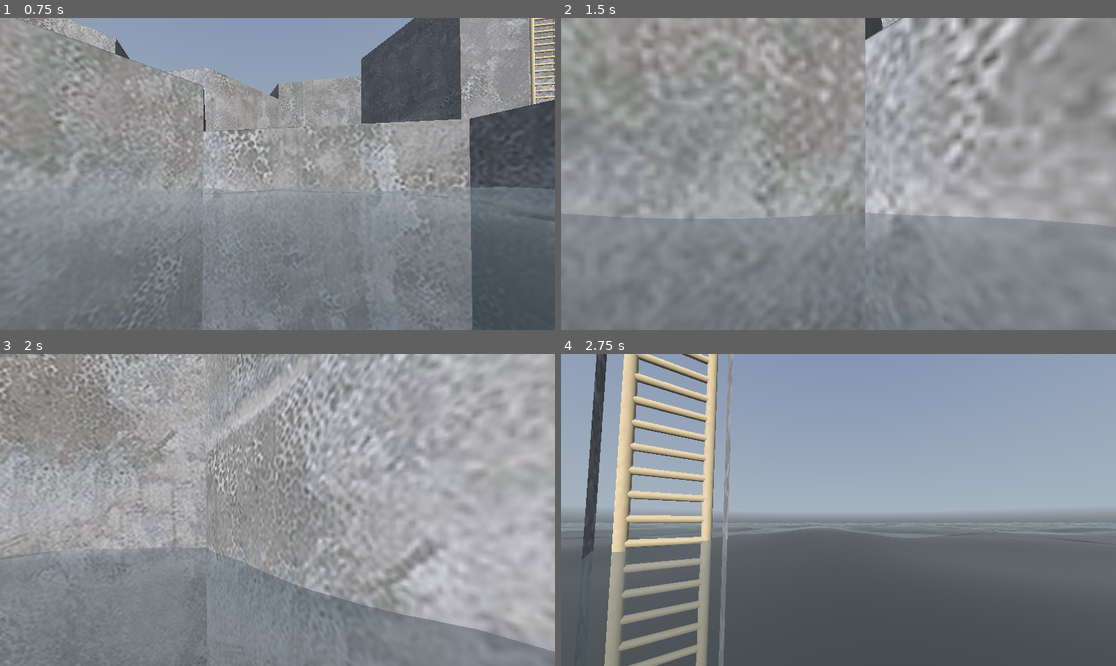
Above: before the commit, frames 1-4 (two rows, left to right).
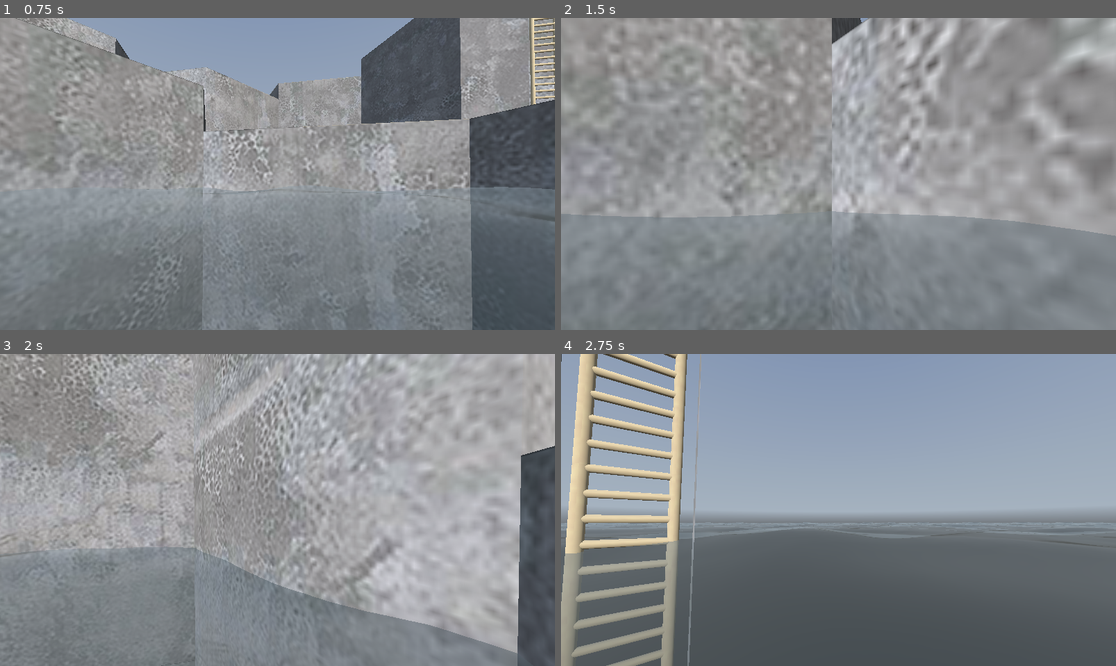
Above: after the commit, the same moments.

Repository: dairycultist/maltigi-run
Game: Godot game, scene res://world.tscn
The game is run twice, just before and just after one commit, with the same random seed, the same clock (stepped at 60 frames per second) and the same inputs. A sky picture missing from this copy of the repository is replaced by a grey-blue gradient.
Inputs (mouse positions are in pixels of both pictures, inside the frame that each line leads up to):
- Up to frame 1 (0.75 s): move the mouse to (305, 174) at 0.52 s; hold Up (walk_up) from 0.53 s (still down); hold Shift (crouch) from 0.53 s (still down)
- Up to frame 2 (1.5 s): keep holding Up (walk_up); tap Space (jump) at 0.77 s; move the mouse to (810, 174) at 1.27 s; release Shift (crouch) at 1.28 s; tap F (toggle_fly) at 1.35 s
- Up to frame 3 (2 s): keep holding Up (walk_up); tap Space (jump) at 1.52 s
- Up to frame 4 (2.75 s): keep holding Up (walk_up); move the mouse to (849, 503) at 2.02 s; hold Shift (crouch) from 2.03 s (still down)

Frame 1 is identical in both runs. In frame 2, 16% of the frame differs, in the area x 0-100%, y 0-100%; in frame 3, 20%; in frame 4, 16%.

Commit message:
Update movement

Diff:
--- a/player_controller.gd
+++ b/player_controller.gd
@@ -75,9 +75,12 @@
 		if is_on_floor():
 			velocity = lerp(velocity, Vector3.ZERO, delta * drag)
 		else:
-			# make planar velocity forward only
-			var forward = -get_global_transform().basis.z
-			var planar = Vector3(forward.x, 0, forward.z) * Vector2(velocity.x, velocity.z).length()
+			# make planar velocity slerp towards forward
+			# IF we are already going forwards
+			var forward := -get_global_transform().basis.z
+			var speed := Vector2(velocity.x, velocity.z).length()
+			var forward_speed = max(0, Vector3(velocity.x, 0, velocity.z).dot(forward) - 0.1)
+			var planar := Vector3(velocity.x, 0, velocity.z).normalized().slerp(forward, forward_speed * delta) * speed
 			velocity.x = planar.x
 			velocity.z = planar.z
 
